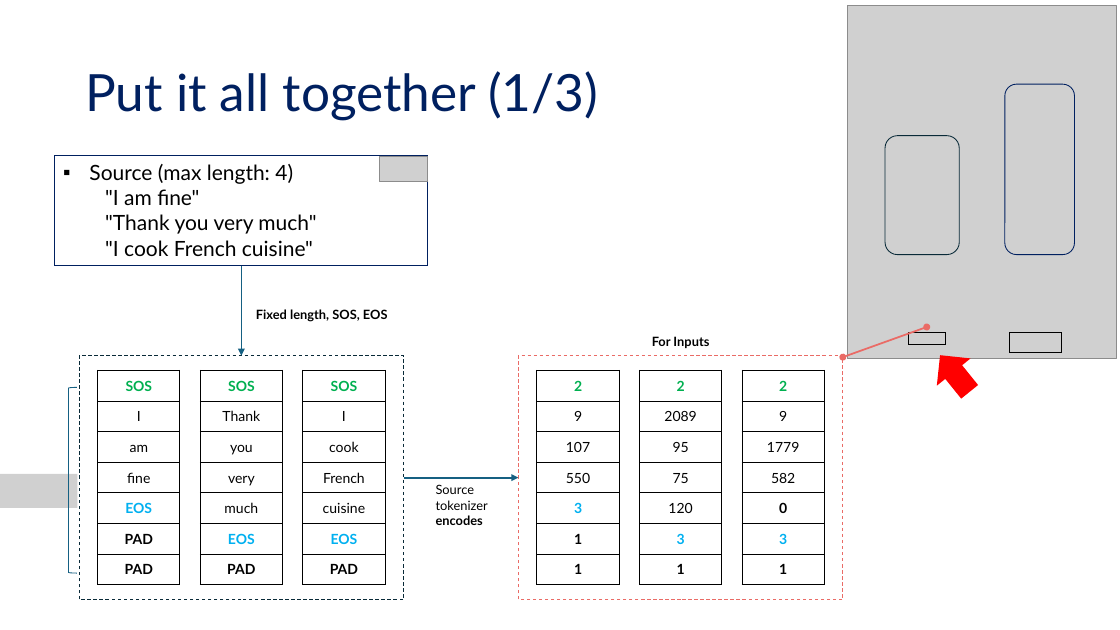
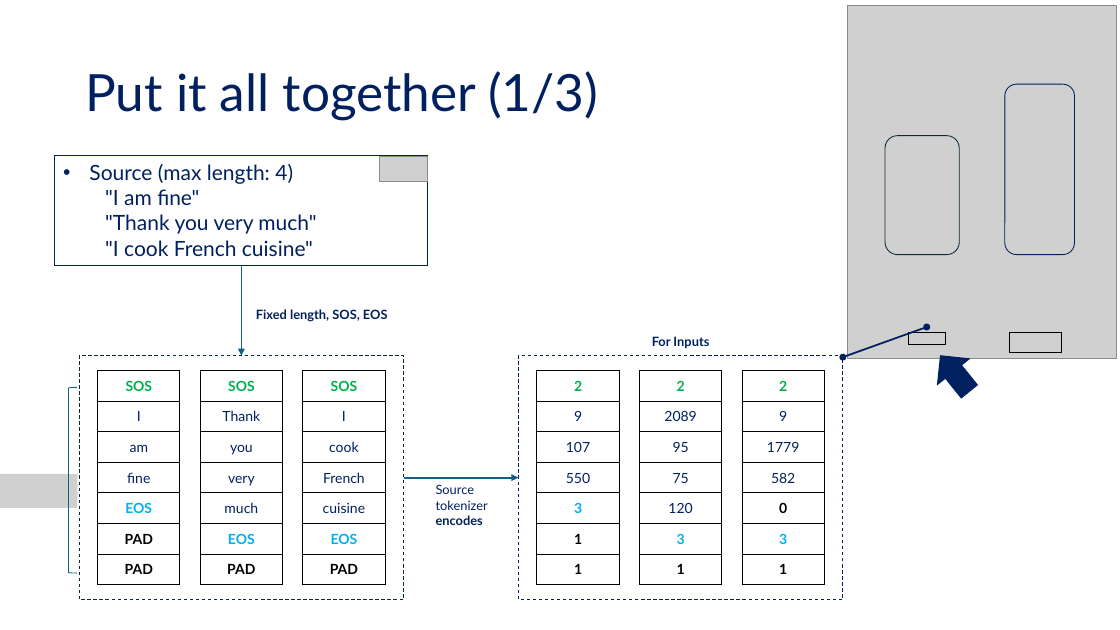
Before and after one commit to tanquangduong/transformer-pt, a slide deck: slide 26 of presentation/Transformer_Udemy/Udemy_P2_Introduction to Transformer.pptx (slide 21 before the commit). Drawn at 1120x630 pixels with LibreOffice and Linux fonts; fonts in the diff are those of the drawing; grey boxes stand for pictures; background and template pictures are left out. Boxes give left, top, right and bottom in pixels: in the first picture for what was removed or moved away, otherwise in the second. Text is boxed around its words. In the diff, an @@ line names an element or a change of style, - is before the commit and + after.

```diff
--- a/presentation/Transformer_Udemy/Udemy_P2_Introduction to Transformer.pptx
+++ b/presentation/Transformer_Udemy/Udemy_P2_Introduction to Transformer.pptx
@@ rectangle "Source (max length: 4)" at <box>55,155,428,266</box>: text colour #000000 to #002060; bullet ▪ to • @@
@@ text colour #000000 to #002060 in 3 elements at <box>256,309,388,322</box>, <box>436,484,488,525</box>, <box>652,336,709,348</box> @@
@@ double arrow (843, 357) - (927, 327): stroke #EA6B66 1.5 pt to #002060 1.5 pt @@
@@ rectangle at <box>518,355,843,599</box>: outline #EA6B66 0.75 pt dashed to #002060 0.75 pt dashed @@
@@ right arrow at <box>924,342,987,406</box>: fill #FF0000 to #002060 @@
@@ table at <box>97,371,180,585</box> @@
@@ text colour #000000 to #002060 in "I", "am", "fine" @@
@@ table at <box>200,371,282,585</box> @@
@@ text colour #000000 to #002060 in "Thank", "you", "very", "much" @@
@@ table at <box>303,371,386,585</box> @@
@@ text colour #000000 to #002060 in "I", "cook", "French", "cuisine" @@
@@ table at <box>537,371,619,585</box> @@
@@ text colour #000000 to #002060 in "9", "107", "550" @@
@@ table at <box>639,371,722,585</box> @@
@@ text colour #000000 to #002060 in "2089", "95", "75", "120" @@
@@ table at <box>742,371,824,585</box> @@
@@ text colour #000000 to #002060 in "9", "1779", "582" @@
```
Also in this commit, not shown: 75 other slides changed, 25 slides added, 8 slides removed, 20 other files.
